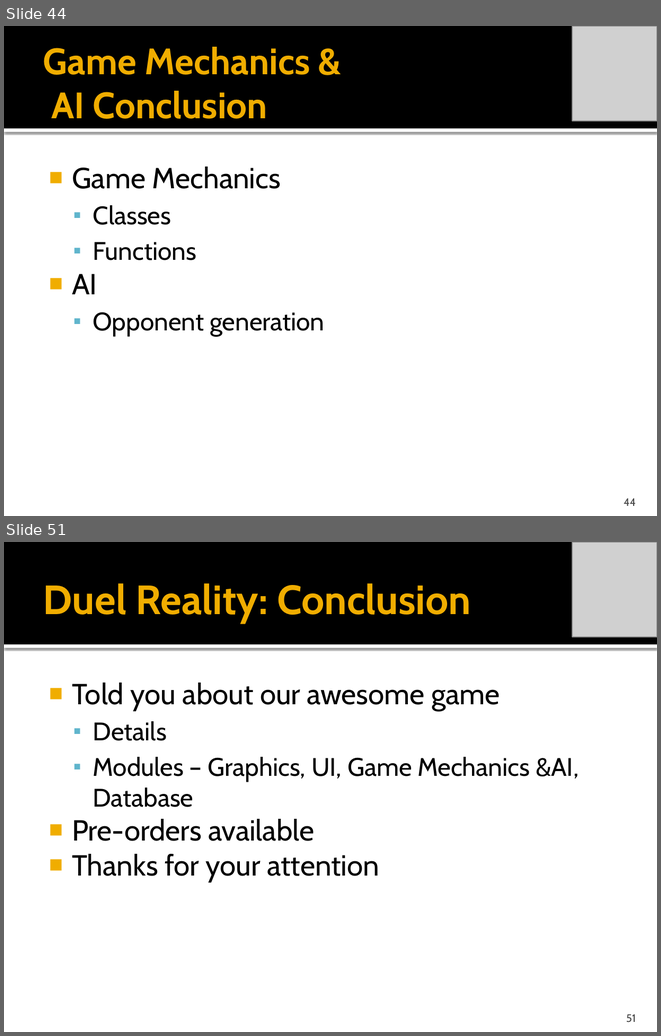
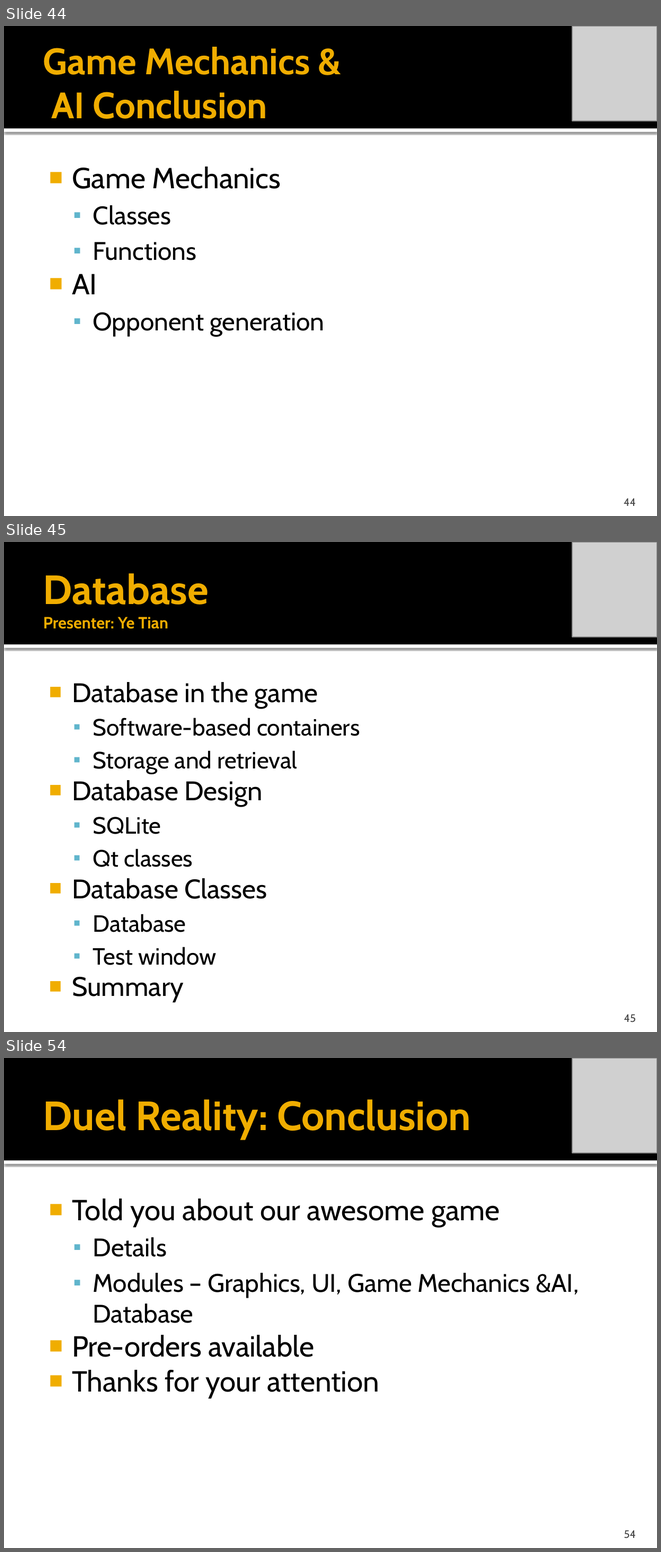
Before and after one commit to idxExtropy/duel-reality, a slide deck: Docs/DUEL REALITY .pptx. Shown one above the other, each under a label of ours: slides 44 and 51 before the commit, slides 44, 45 and 54 after it; the slides between them are not shown. The pictures are 661x1036 and 661x1552 pixels, drawn with LibreOffice and Linux fonts; fonts in the diff are those of the drawing; grey boxes stand for pictures. Boxes give left, top, right and bottom in pixels: in the first picture for what was removed or moved away, otherwise in the second. Text is boxed around its words. In the diff, an @@ line names an element or a change of style, - is before the commit and + after.

```diff
--- a/Docs/DUEL REALITY .pptx
+++ b/Docs/DUEL REALITY .pptx
@@ slide 45 added at box(4, 542, 657, 1032), background #FFFFFF; not listed: 2 template elements that a slide beside it also shows @@
@@ picture added at box(572, 542, 657, 637) @@
@@ title added at box(43, 573, 209, 629), 18 pt, text #F0AD00, bold @@
+Database
+Presenter: Ye Tian
@@ text added at box(72, 682, 360, 1002), 25.9 pt, text #000000 @@
+■ Database in the game
+  ▪ Software-based containers
+  ▪ Storage and retrieval
+■ Database Design
+  ▪ SQLite
+  ▪ Qt classes
+■ Database Classes
+  ▪ Database
+  ▪ Test window
+■ Summary
@@ page number added at box(624, 1014, 636, 1022), 12 pt, text #454545 @@
+45
@@ what was slide 51 is now slide 54 @@
@@ page number at box(624, 1530, 636, 1538): text changed @@
-51
+54
```
Also in this commit, not shown: 1 slide changed, 8 other slides added, 6 slides removed.
